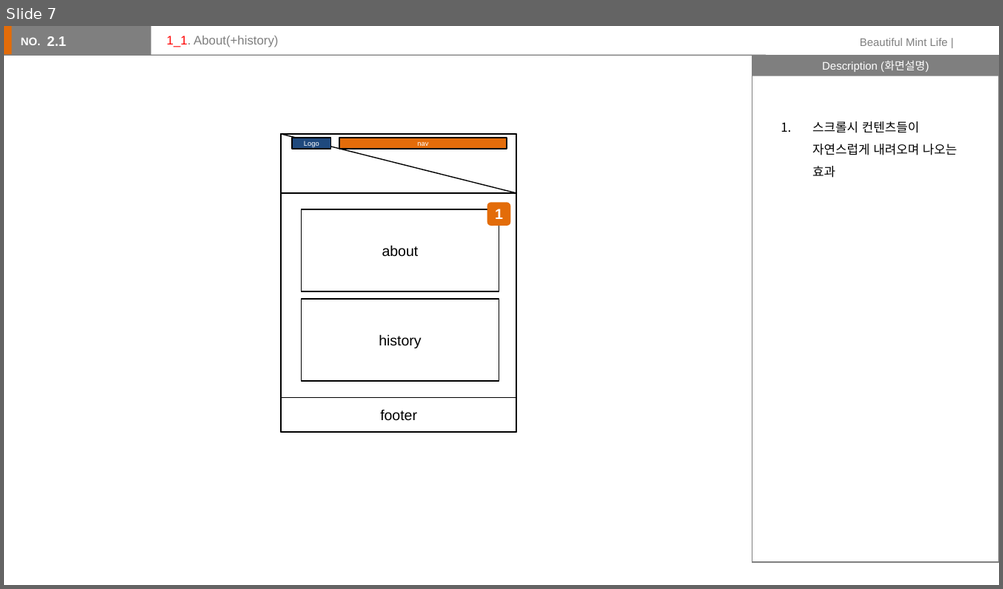
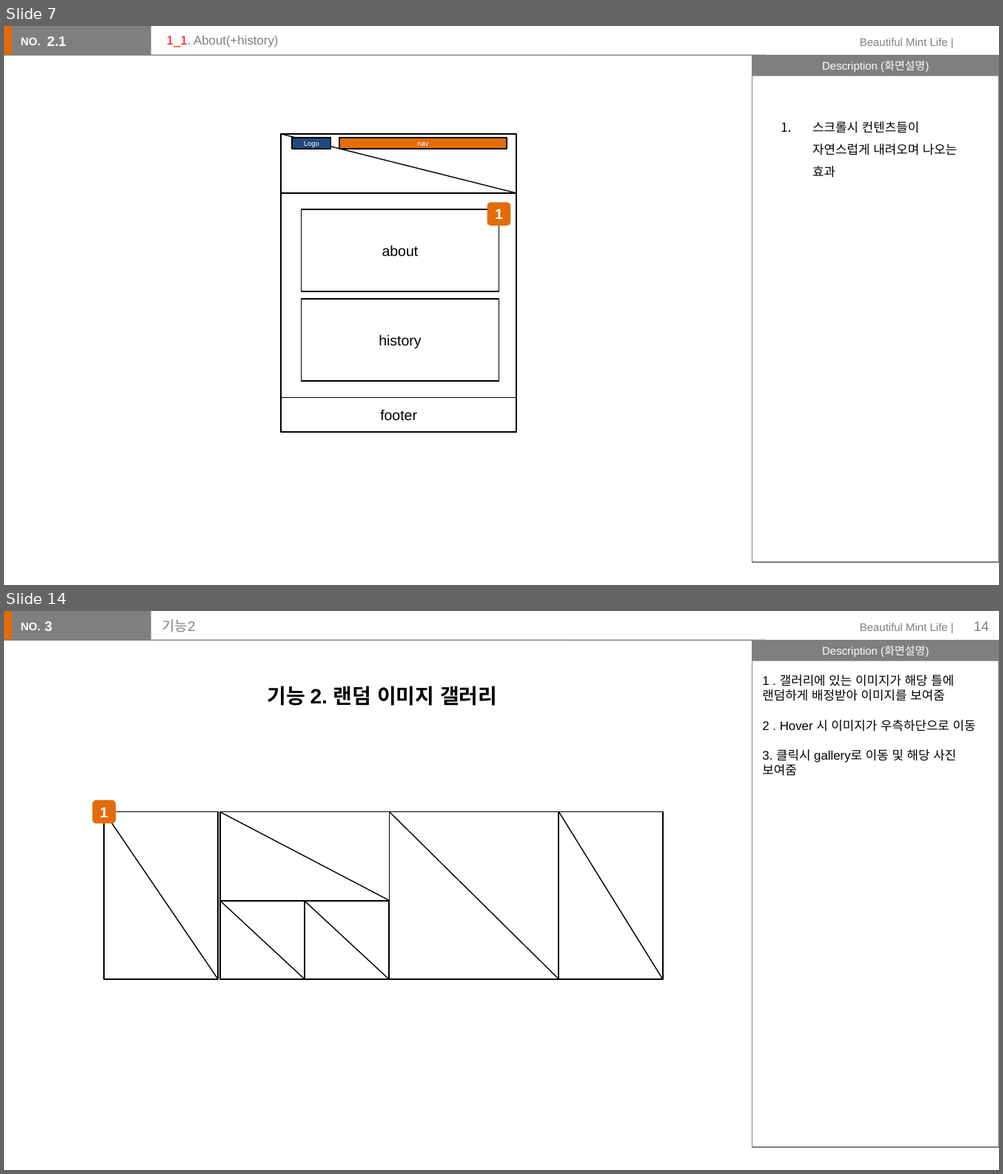
Before and after one commit to lsh58/homework, a slide deck: 스토리보드수행과제/스토리보드수행과제.pptx. Shown one above the other, each under a label of ours: slide 7 before the commit, slides 7 and 14 after it; the slides between them are not shown. The pictures are 1003x589 and 1003x1174 pixels, drawn with LibreOffice and Linux fonts; fonts in the diff are those of the drawing. Boxes give left, top, right and bottom in pixels: in the first picture for what was removed or moved away, otherwise in the second. Text is boxed around its words. In the diff, an @@ line names an element or a change of style, - is before the commit and + after.

```diff
--- a/스토리보드수행과제/스토리보드수행과제.pptx
+++ b/스토리보드수행과제/스토리보드수행과제.pptx
@@ slide 14 added at (4,611,999,1170), background #FFFFFF; not listed: 7 template elements that a slide beside it also shows @@
@@ text added at (45,621,52,631), 10 pt, text #FFFFFF, bold @@
+3
@@ title added at (162,619,196,632), 10 pt, text #7F7F7F @@
+기능2
@@ page number added at (973,621,989,631), 10 pt, text #7F7F7F @@
+14
@@ text added at (762,675,976,776), 9 pt, text #000000 @@
+1 . 갤러리에 있는 이미지가 해당 틀에 랜덤하게 배정받아 이미지를 보여줌
+2 . Hover 시 이미지가 우측하단으로 이동
+3. 클릭시 gallery로 이동 및 해당 사진 보여줌
@@ text added at (267,686,497,706), 15 pt, text #000000, bold @@
+기능 2. 랜덤 이미지 갤러리
@@ rounded rectangle added at (93,800,116,824), fill #E36C09, 10.5 pt, text #FFFFFF, bold @@
+1
@@ group added at (105,812,663,980): 6 rectangles, 6 lines @@
```
Also in this commit, not shown: 5 slides changed, 7 other slides added, 1 slide removed, 2 other files.
